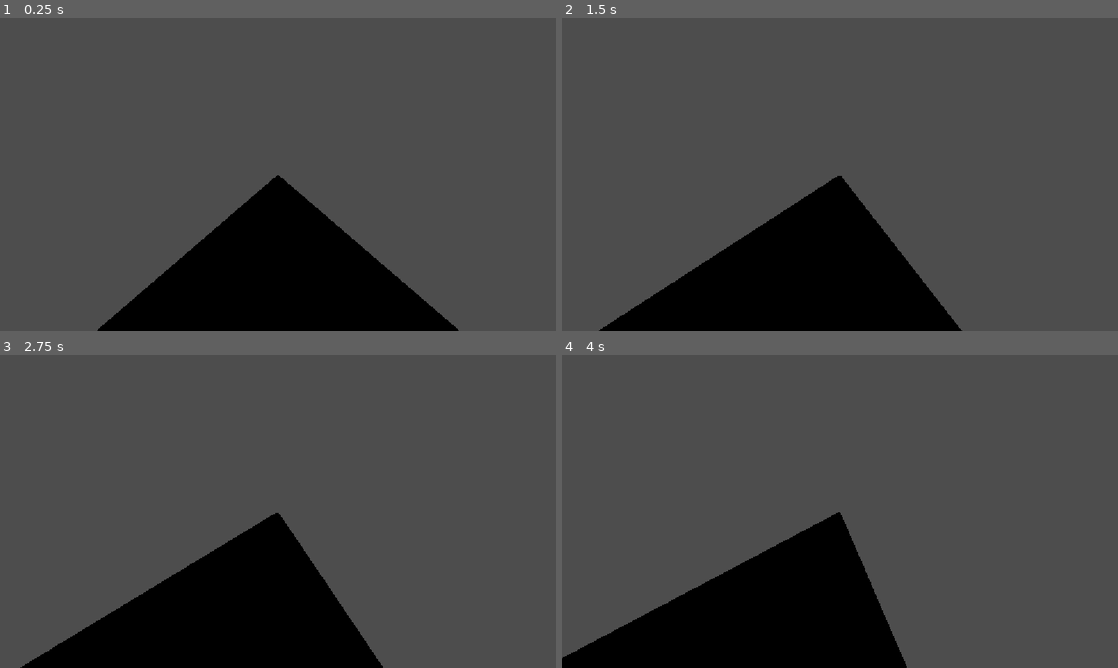
Above: before the commit, frames 1-4 (two rows, left to right).
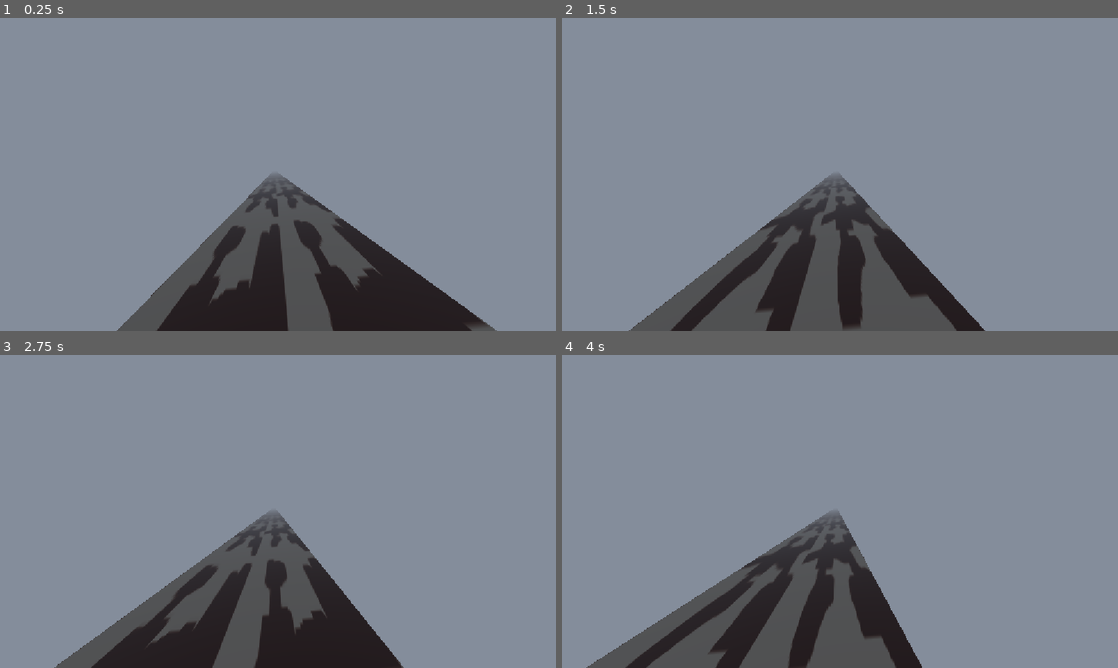
Above: after the commit, the same moments.

Repository: zwiebelkaramell/Crystal-jam
Game: Godot game, scene res://main.tscn
Same seed, same stepped clock (60 frames per second), same inputs: the game is played once before the commit and once after it.
Inputs:
- Up to frame 1 (0.25 s): no input
- Up to frame 2 (1.5 s): hold D (right) 0.53-1.28 s; hold A (left) from 1.28 s (still down)
- Up to frame 3 (2.75 s): release A (left) at 2.03 s; hold D (right) from 2.03 s (still down)
- Up to frame 4 (4 s): release D (right) at 3.53 s; hold A (left) from 3.53 s (still down)

The runs differ from the first frame. In frame 1, 100% of the frame differs, in the area x 0-100%, y 0-100%; in frame 2, 100%; in frame 3, 100%; in frame 4, 100%.

Commit message:
You can die kinda

Diff:
--- a/crystal-jam/main.gd
+++ b/crystal-jam/main.gd
@@ -5,7 +5,10 @@
 
 func _process(delta: float) -> void:
 
+	is_player_hit()
 	roadmove()
+
+
 
 	pass
 
@@ -25,9 +28,14 @@
 	for n in asphalt_instances:
 		if n.global_position.x <= -200:
 			n.queue_free()
-			for x in asphalt_instances:
-				print(x)
-			print("break")
 			var asphalt = asphalt_scene.instantiate()
 			asphalt.position.x = (n.position.x+400)
 			road.add_child(asphalt)
+
+func is_player_hit():
+	var player = $Player
+
+	if player.position.z >= 1.0 || player.position.z <= -1.0:
+		$UI/HitMask.color += Color(0,0,0,0.01)
+	else:
+		$UI/HitMask.color -= Color(0,0,0,0.01)
--- a/crystal-jam/main.tscn
+++ b/crystal-jam/main.tscn
@@ -3,6 +3,11 @@
 [ext_resource type="Script" uid="uid://csdvrd6mode6r" path="res://main.gd" id="1_ig7tw"]
 [ext_resource type="PackedScene" uid="uid://d0qvop6te4jsu" path="res://asphalt.tscn" id="2_h2yge"]
 [ext_resource type="Script" uid="uid://cqfmhtqn20hx" path="res://player.gd" id="3_1bvp3"]
+[ext_resource type="PackedScene" uid="uid://bxink627li2bk" path="res://ui.tscn" id="4_1bvp3"]
+
+[sub_resource type="Environment" id="Environment_h2yge"]
+fog_enabled = true
+fog_density = 0.0272
 
 [node name="Main" type="Node3D" unique_id=467007417]
 script = ExtResource("1_ig7tw")
@@ -19,7 +24,7 @@
 script = ExtResource("3_1bvp3")
 
 [node name="Camera3D" type="Camera3D" parent="Player" unique_id=1807718887]
+transform = Transform3D(0.99624306, 0.08522984, -0.015347141, -0.08485725, 0.99611634, 0.023481986, 0.017288918, -0.022091439, 0.99960643, 0, 0, 0)
+environment = SubResource("Environment_h2yge")
 
-[node name="UI" type="Node3D" parent="Player" unique_id=831562059]
-
-[node name="Dashboard" type="Sprite3D" parent="Player/UI" unique_id=2014719895]
+[node name="UI" parent="." unique_id=735735038 instance=ExtResource("4_1bvp3")]
--- /dev/null
+++ b/crystal-jam/ui.gd
@@ -0,0 +1 @@
+extends CanvasLayer
--- /dev/null
+++ b/crystal-jam/ui.tscn
@@ -0,0 +1,11 @@
+[gd_scene format=3 uid="uid://bxink627li2bk"]
+
+[ext_resource type="Script" uid="uid://qyqqkdjcs4k1" path="res://ui.gd" id="1_fyqef"]
+
+[node name="CanvasLayer" type="CanvasLayer" unique_id=735735038]
+script = ExtResource("1_fyqef")
+
+[node name="HitMask" type="ColorRect" parent="." unique_id=677483904]
+offset_right = 1152.0
+offset_bottom = 648.0
+color = Color(1, 0, 0, 0)
Not shown, added: crystal-jam/ui.gd.uid
